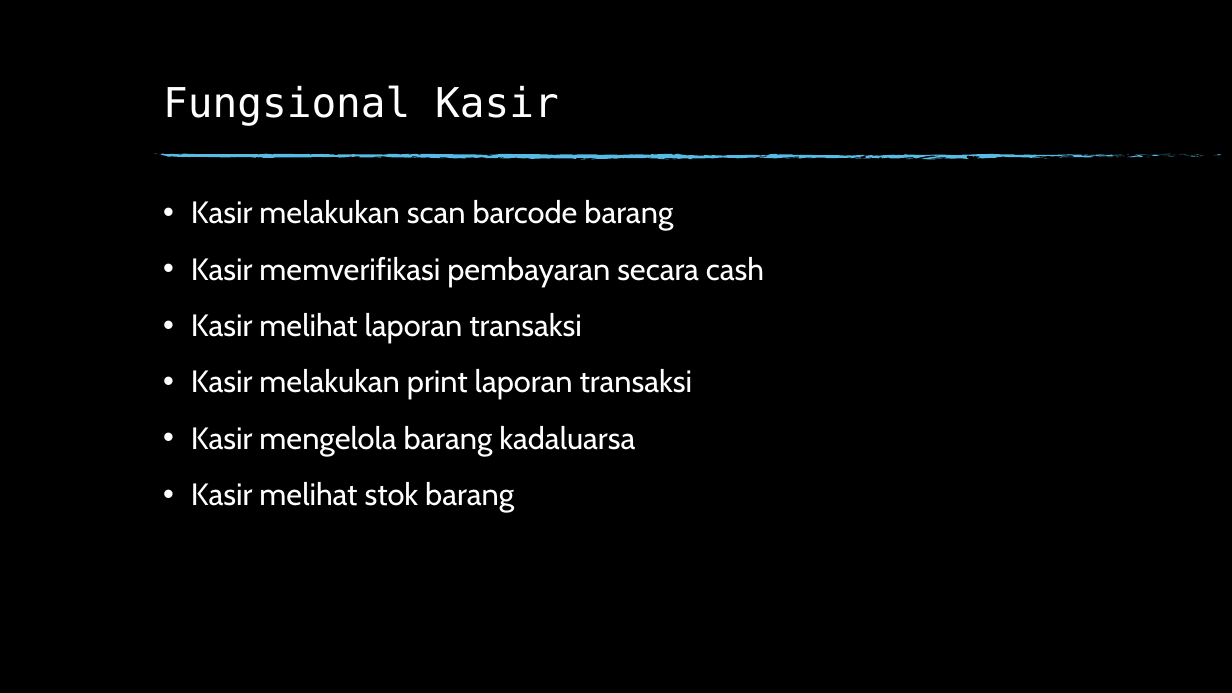
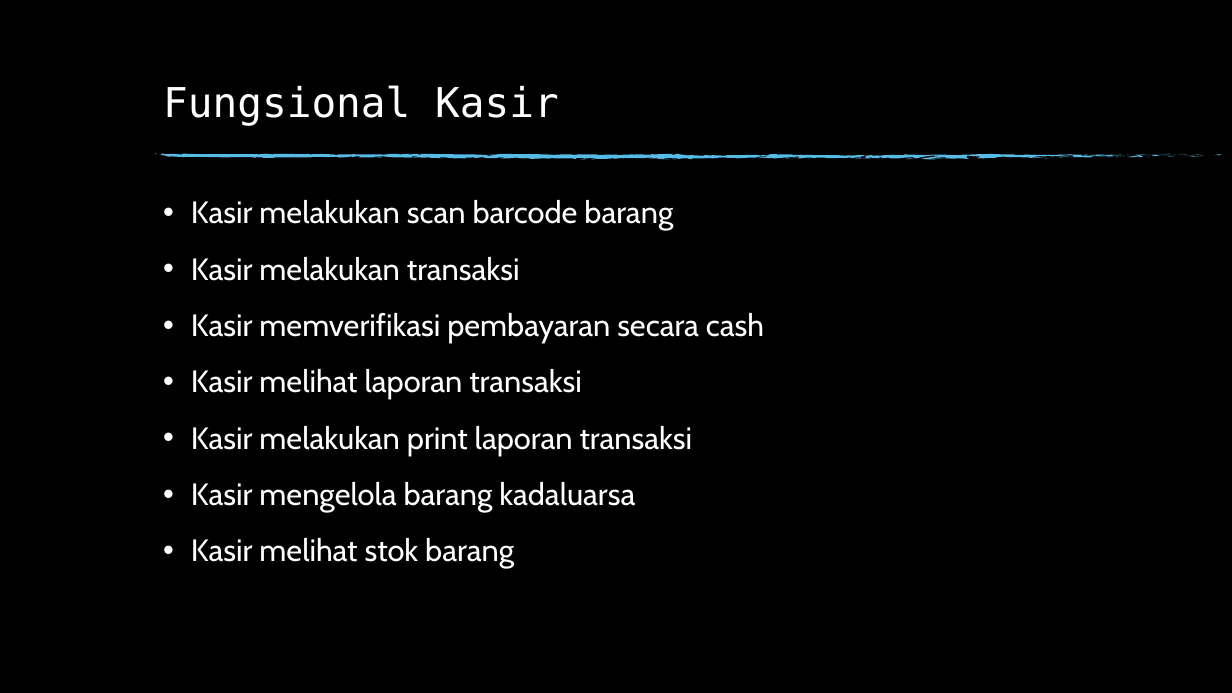
Before and after one commit to pradanapoet/e-kasir, a slide deck: slide 4 of Requirements/Requirement Spesification.pptx. Drawn at 1232x693 pixels with LibreOffice and Linux fonts; fonts in the diff are those of the drawing; background and template pictures are left out. Boxes give left, top, right and bottom in pixels: in the first picture for what was removed or moved away, otherwise in the second. Text is boxed around its words. In the diff, an @@ line names an element or a change of style, - is before the commit and + after.

```diff
--- a/Requirements/Requirement Spesification.pptx
+++ b/Requirements/Requirement Spesification.pptx
@@ text at (191, 257, 520, 281): paragraph added @@
+• Kasir melakukan transaksi
```
Also in this commit, not shown: 2 other slides changed, 4 other files.
